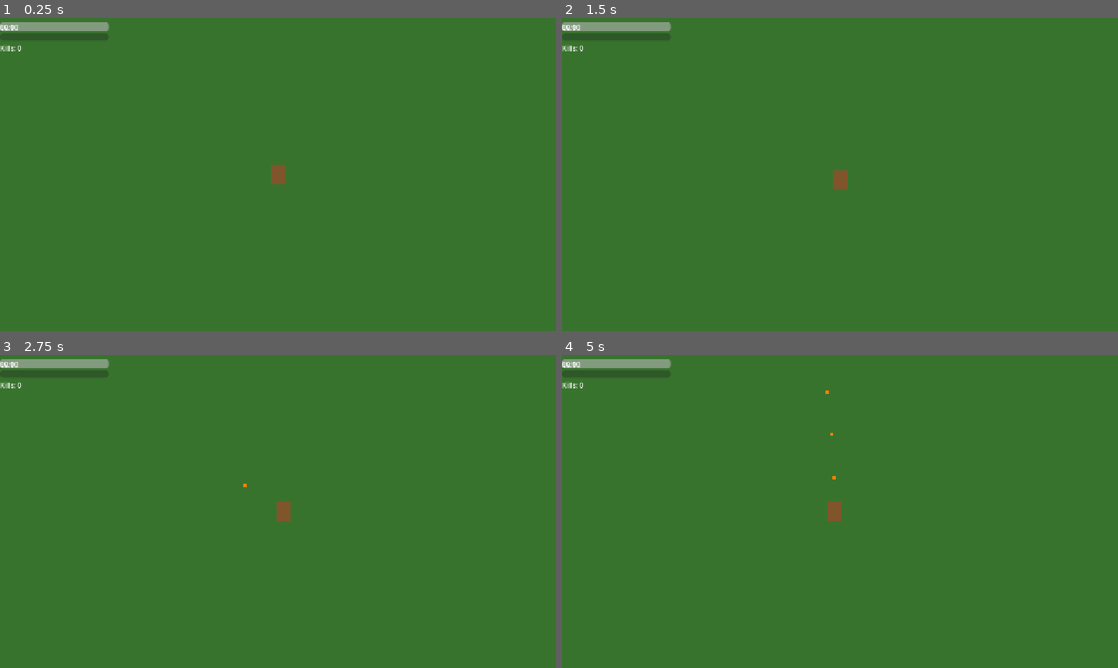
Above: before the commit, frames 1-4 (two rows, left to right).
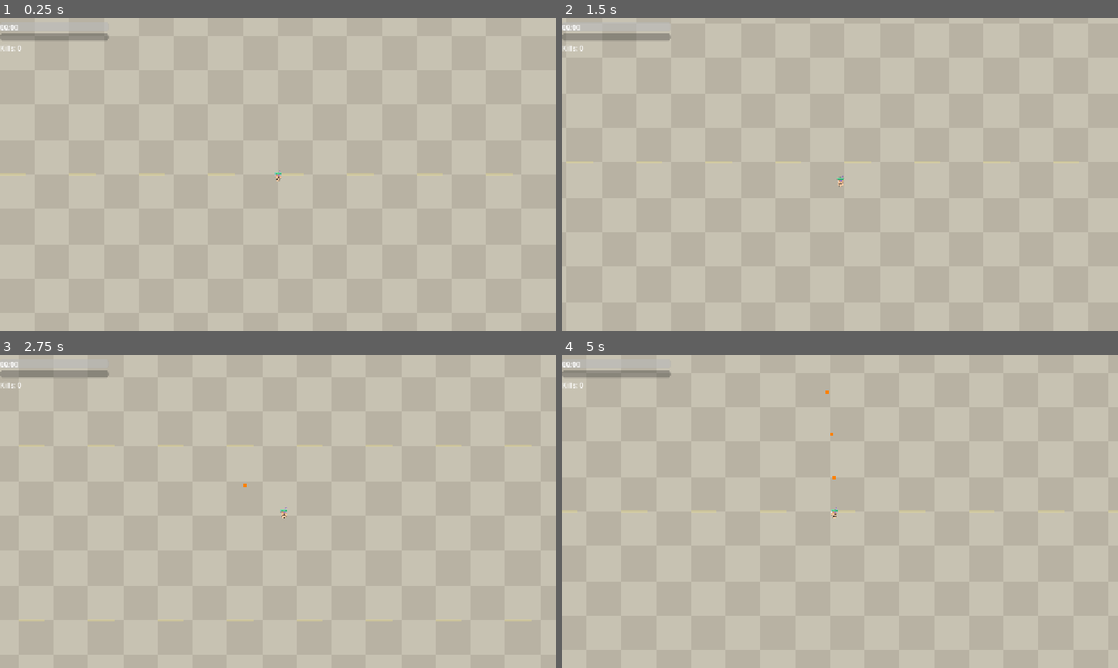
Above: after the commit, the same moments.

Repository: SardineBob/BubbleTeaHelp
Game: Godot game, scene res://scenes/World.tscn
Two runs of this game, one before a commit and one after it. Both use one fixed random seed, a clock stepped at 60 frames per second and the inputs below.
Inputs:
- Up to frame 1 (0.25 s): no input
- Up to frame 2 (1.5 s): tap Enter at 0.5 s; hold D (move_right) 0.53-1.28 s; tap Space at 1.25 s; hold S (move_down) from 1.28 s (still down)
- Up to frame 3 (2.75 s): tap Enter at 2 s; release S (move_down) at 2.03 s; hold D (move_right) from 2.03 s (still down)
- Up to frame 4 (5 s): tap Space at 2.75 s; release D (move_right) at 2.78 s; hold W (move_up) 2.78-3.53 s; tap Enter at 3.5 s; hold A (move_left) from 3.53 s (still down)

The runs differ from the first frame. In frame 1, 100% of the frame differs, in the area x 0-100%, y 0-100%; in frame 2, 100%; in frame 3, 100%; in frame 4, 100%.

Commit message:
fix(#70,#71,#72): 修正子彈判定、接觸傷害、敵人黏住與視覺顯示
#70 - Bullet 改用 body_entered 偵測 CharacterBody2D 敵人（area_entered 只偵測 Area2D）
#71 - Enemy collision_mask 5→4 移除 player layer，改以距離檢測套用接觸傷害
     avoid 物理推擠黏住問題
#72 - Player/Enemy Sprite 改用 Label emoji（🧋/🚶/👵/👧/🥤/🏋️/💁）
     World 背景改為街道磚格紋（_draw 繪製棋格 + 道路標線）

Co-Authored-By: Claude Sonnet 4.6 <noreply@anthropic.com>

Diff:
--- a/scenes/Enemy.tscn
+++ b/scenes/Enemy.tscn
@@ -8,14 +8,17 @@
 [node name="Enemy" type="CharacterBody2D"]
 script = ExtResource("1_enemy_script")
 collision_layer = 2
-collision_mask = 5
+collision_mask = 4
 
-[node name="Sprite" type="ColorRect" parent="."]
-offset_left = -16.0
+[node name="Sprite" type="Label" parent="."]
+offset_left = -20.0
 offset_top = -20.0
-offset_right = 16.0
+offset_right = 20.0
 offset_bottom = 20.0
-color = Color(0.8, 0.2, 0.2, 1.0)
+text = "🚶"
+horizontal_alignment = 1
+vertical_alignment = 1
+theme_override_font_sizes/font_size = 28
 
 [node name="CollisionShape2D" type="CollisionShape2D" parent="."]
 shape = SubResource("CircleShape2D_1")
--- a/scenes/Player.tscn
+++ b/scenes/Player.tscn
@@ -10,12 +10,15 @@
 collision_layer = 1
 collision_mask = 2
 
-[node name="Sprite" type="ColorRect" parent="."]
-offset_left = -16.0
-offset_top = -22.0
-offset_right = 16.0
-offset_bottom = 22.0
-color = Color(0.502, 0.333, 0.169, 1.0)
+[node name="Sprite" type="Label" parent="."]
+offset_left = -20.0
+offset_top = -20.0
+offset_right = 20.0
+offset_bottom = 20.0
+text = "🧋"
+horizontal_alignment = 1
+vertical_alignment = 1
+theme_override_font_sizes/font_size = 28
 
 [node name="CollisionShape2D" type="CollisionShape2D" parent="."]
 shape = SubResource("1_collision_shape")
--- a/scenes/World.tscn
+++ b/scenes/World.tscn
@@ -10,5 +10,5 @@
 offset_top = 0.0
 offset_right = 3200.0
 offset_bottom = 3200.0
-color = Color(0.22, 0.45, 0.18, 1.0)
-z_index = -1
+color = Color(0.75, 0.73, 0.67, 1.0)
+z_index = -2
--- a/scripts/Bullet.gd
+++ b/scripts/Bullet.gd
@@ -97,21 +97,21 @@
 	direction = Vector2.from_angle(current_angle + turn)
 
 
-# ── COMBAT-01/02：碰撞區域偵測 ───────────────────────────
-func _on_area_entered(area: Node) -> void:
-	if not area.is_in_group("enemy"):
+# ── COMBAT-01/02：碰撞體偵測（Enemy 是 CharacterBody2D，需用 body_entered）
+func _on_body_entered(body: Node) -> void:
+	if not body.is_in_group("enemy"):
 		return
 
-	if area in _hit_enemies:
+	if body in _hit_enemies:
 		return
 
-	_hit_enemies.append(area)
+	_hit_enemies.append(body)
 
-	if area.has_method("take_damage"):
-		area.take_damage(damage)
+	if body.has_method("take_damage"):
+		body.take_damage(damage)
 
-	if slow_percent > 0.0 and area.has_method("apply_slow"):
-		area.apply_slow(slow_percent, slow_duration)
+	if slow_percent > 0.0 and body.has_method("apply_slow"):
+		body.apply_slow(slow_percent, slow_duration)
 
 	if not piercing:
 		if explosive:
@@ -137,4 +137,4 @@
 
 
 func _ready() -> void:
-	area_entered.connect(_on_area_entered)
+	body_entered.connect(_on_body_entered)
--- a/scripts/Enemy.gd
+++ b/scripts/Enemy.gd
@@ -49,9 +49,13 @@
 var _slow_timer: float = 0.0
 
 # ── ENEMY-02：視覺 ───────────────────────────────────────
-var _sprite: ColorRect = null
-var _base_color: Color = Color(0.8, 0.2, 0.2, 1.0)
+var _sprite: Label = null
 var _is_flashing: bool = false
+
+# ── PLAYER-04：接觸傷害冷卻 ──────────────────────────────
+const CONTACT_DAMAGE_COOLDOWN: float = 0.5
+const CONTACT_DAMAGE_DIST: float = 50.0
+var _contact_dmg_timer: float = 0.0
 
 # ── 內部狀態 ──────────────────────────────────────────────
 var hp: float = 0.0
@@ -69,6 +73,16 @@
 
 	if has_node("Sprite"):
 		_sprite = $Sprite
+		# #72：依種類設定 emoji
+		var emoji_map: Dictionary = {
+			"passerby":   "🚶",
+			"grandma":    "👵",
+			"little_girl":"👧",
+			"bbt_fan":    "🥤",
+			"gym_bro":    "🏋️",
+			"boss_lady":  "💁",
+		}
+		_sprite.text = emoji_map.get(enemy_type, "🚶")
 
 	await get_tree().process_frame
 	var players: Array[Node] = get_tree().get_nodes_in_group("player")
@@ -105,6 +119,9 @@
 	if _knockback_timer > 0.0:
 		_knockback_timer -= delta
 
+	if _contact_dmg_timer > 0.0:
+		_contact_dmg_timer -= delta
+
 	var dist_to_player: float = global_position.distance_to(_player.global_position)
 
 	# ENEMY-08：老闆娘
@@ -123,6 +140,12 @@
 	var dir: Vector2 = (_player.global_position - global_position).normalized()
 	velocity = dir * effective_speed * _slow_factor
 	move_and_slide()
+
+	# PLAYER-04：接觸傷害（距離檢測，不依賴物理碰撞）
+	if _contact_dmg_timer <= 0.0 and dist_to_player < CONTACT_DAMAGE_DIST:
+		if _player.has_method("take_damage"):
+			_player.take_damage(contact_damage)
+		_contact_dmg_timer = CONTACT_DAMAGE_COOLDOWN
 
 	# ENEMY-07：健身大叔擊退
 	if enemy_type == "gym_bro" and _knockback_timer <= 0.0:
@@ -201,11 +224,11 @@
 	if _is_flashing or _sprite == null:
 		return
 	_is_flashing = true
-	var original_color: Color = _sprite.color
-	_sprite.color = Color.WHITE
+	var original_modulate: Color = _sprite.modulate
+	_sprite.modulate = Color(1.0, 0.3, 0.3, 1.0)  # 受傷紅色閃爍
 	await get_tree().create_timer(0.1).timeout
 	if is_instance_valid(self) and _sprite != null:
-		_sprite.color = original_color
+		_sprite.modulate = original_modulate
 	_is_flashing = false
 
 
--- a/scripts/Player.gd
+++ b/scripts/Player.gd
@@ -112,7 +112,7 @@
 var kill_count: int = 0
 
 # ── 節點參考 ─────────────────────────────────────────────
-@onready var _sprite: ColorRect = $Sprite
+@onready var _sprite: Label = $Sprite
 
 
 func _ready() -> void:
@@ -259,7 +259,7 @@
 func _die() -> void:
 	_is_dead = true
 	velocity = Vector2.ZERO
-	_sprite.color = Color(0.55, 0.55, 0.55, 1.0)
+	_sprite.modulate = Color(0.55, 0.55, 0.55, 1.0)
 	player_died.emit()
 	await get_tree().create_timer(2.0).timeout
 	print("[PLAYER-06] 死亡動畫完成，等待 FLOW-04 切換")
@@ -394,7 +394,7 @@
 
 # ── 受傷閃爍 ─────────────────────────────────────────────
 func _flash_red() -> void:
-	_sprite.color = Color(1.0, 0.2, 0.2, 1.0)
+	_sprite.modulate = Color(1.0, 0.2, 0.2, 1.0)
 	await get_tree().create_timer(0.1).timeout
 	if not _is_dead:
-		_sprite.color = Color(0.502, 0.333, 0.169, 1.0)
+		_sprite.modulate = Color.WHITE
--- a/scripts/World.gd
+++ b/scripts/World.gd
@@ -89,6 +89,30 @@
 	# FLOW-01：初始化遊戲
 	_initialize_game()
 
+	# #72：觸發背景繪製
+	queue_redraw()
+
+
+# ── #72：繪製街道磚格背景 ────────────────────────────────
+const TILE_SIZE: float = 80.0
+func _draw() -> void:
+	var cols: int = int(MAP_SIZE.x / TILE_SIZE) + 1
+	var rows: int = int(MAP_SIZE.y / TILE_SIZE) + 1
+	var color_a: Color = Color(0.78, 0.76, 0.70)   # 淺灰磚
+	var color_b: Color = Color(0.72, 0.70, 0.64)   # 深灰磚
+	for row in range(rows):
+		for col in range(cols):
+			var c: Color = color_a if (row + col) % 2 == 0 else color_b
+			draw_rect(Rect2(col * TILE_SIZE, row * TILE_SIZE, TILE_SIZE, TILE_SIZE), c)
+	# 道路標線（橫向虛線）
+	var line_color: Color = Color(0.9, 0.85, 0.55, 0.4)
+	var road_y: float = 0.0
+	while road_y < MAP_SIZE.y:
+		for seg in range(int(MAP_SIZE.x / 80)):
+			if seg % 2 == 0:
+				draw_rect(Rect2(seg * 80.0, road_y - 2.0, 60.0, 4.0), line_color)
+		road_y += 400.0
+
 
 func _load_json_data() -> void:
 	var files: Dictionary = {
